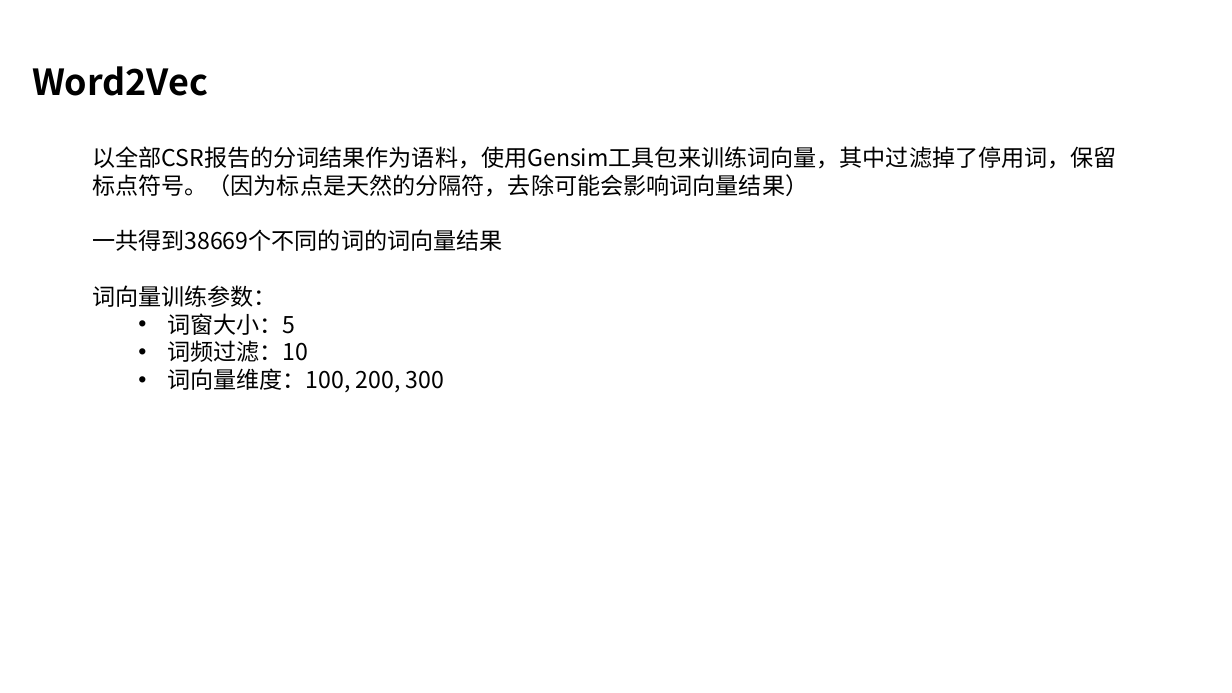
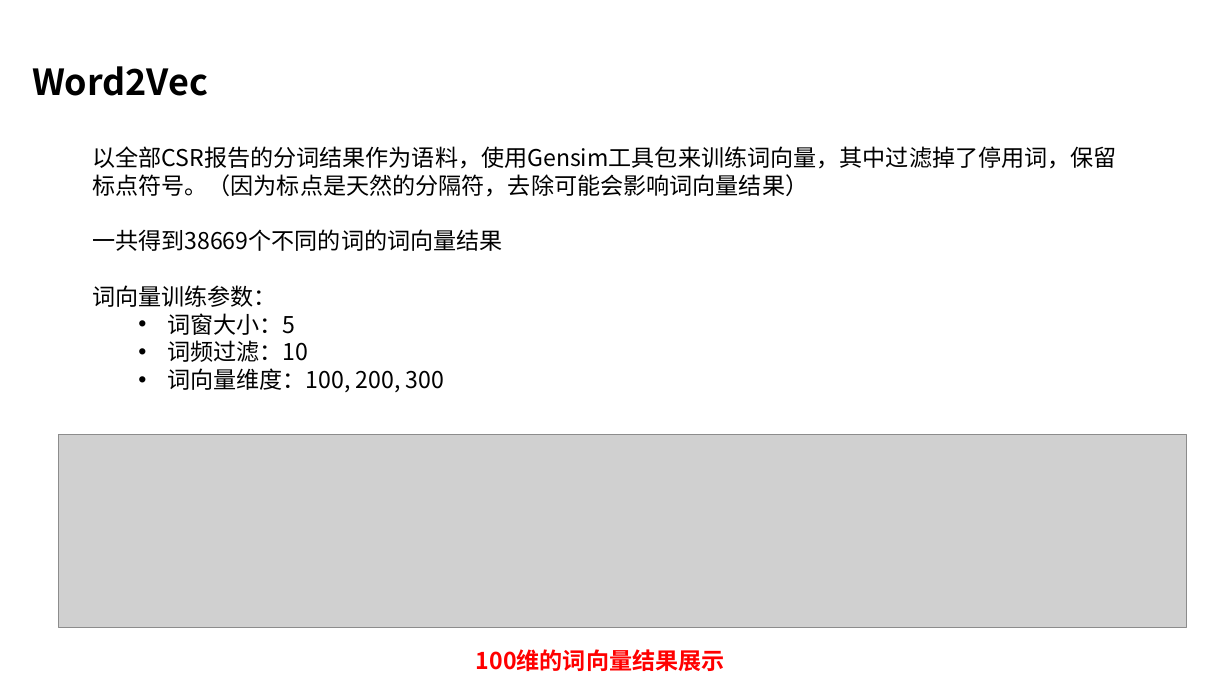
Before and after one commit to stevewyl/csr_report, a slide deck: slide 13 of CSR报告文本处理流程.pptx (slide 7 before the commit). Drawn at 1232x693 pixels with LibreOffice and Linux fonts; fonts in the diff are those of the drawing; grey boxes stand for pictures. Boxes give left, top, right and bottom in pixels: in the first picture for what was removed or moved away, otherwise in the second. Text is boxed around its words. In the diff, an @@ line names an element or a change of style, - is before the commit and + after.

```diff
--- a/CSR报告文本处理流程.pptx
+++ b/CSR报告文本处理流程.pptx
@@ picture added at <box>59,434,1188,628</box> @@
@@ text added at <box>476,649,725,671</box>, 18 pt, text #FF0000, bold @@
+100维的词向量结果展示
```
Also in this commit, not shown: 4 other slides changed, 7 slides added, 1 slide removed, 31 other files.
